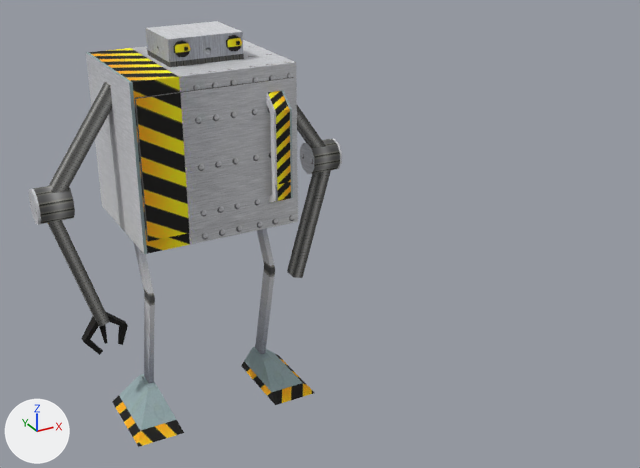
The FBX model Assets/Characters/Models/BOB_MESH.FBX, before and after one commit.
Rendered twice from a camera (50 mm lens) standing at (-4.88, -5.7, 3.98) and looking at (-1.74, 0.0, 1.12). Every picture has the same lights, and +X, +Y and +Z are marked at lower left. Where no turn or scale is listed for an object, it has been applied to the vertices. Vertices at the same position are counted once.

Names of what the first picture shows: 'Body'.
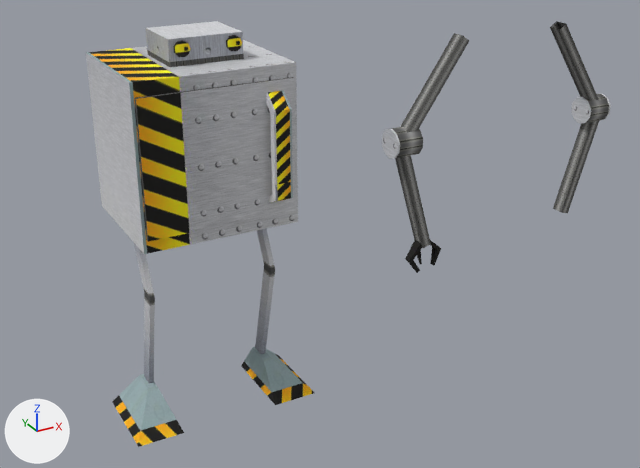
What differs and where, as boxes [x1, y1, x2, y2] in the pictures (640 x 468 px):
'Body', reshaped (27% narrower): before [29, 21, 342, 447]; after [86, 21, 314, 447]
'BOB_RightArm003', added: after [382, 33, 469, 273]
'BOB_LeftArm', added: after [550, 21, 611, 213]
part 1 of me_mesh, deleted: before [29, 82, 342, 355]

Diff of the bpy script that builds the scene:
```diff
--- a/Assets/Characters/Models/BOB_MESH.FBX.py
+++ b/Assets/Characters/Models/BOB_MESH.FBX.py
@@ me_mesh @@
 # used by ob_body; location = (-2.766, 0.0, 1.5)
-me_mesh.from_pydata(...)  # 256 vertices, 396 faces; spans x -1.14..1.15, y -0.62..0.49, z -1.5..1.33
+me_mesh.from_pydata(...)  # 156 vertices, 234 faces; spans x -0.73..0.71, y -0.62..0.49, z -1.5..1.33
+# me_mesh part 1: 7 loose pieces with 100 vertices, spanning x -1.14..1.15, y -0.1..0.13, z -0.95..1.09, are deleted
 me_mesh.materials.append(mat_material__0)
@@ me_mesh_001 @@
+me_mesh_001.from_pydata(...)  # 32 vertices, 54 faces; spans x 0.48..1.15, y -0.1..0.13, z -0.7..1.09
+me_mesh_001.materials.append(mat_material__0)  # picture img_characters_master_d_png
@@ me_mesh_002 @@
+me_mesh_002.from_pydata(...)  # 68 vertices, 108 faces; spans x -1.14..-0.47, y -0.1..0.13, z -0.95..1.09
+me_mesh_002.materials.append(mat_material__0)  # picture img_characters_master_d_png
@@ ob_bob_leftarm @@
+ob_bob_leftarm = bpy.data.objects.new('BOB_LeftArm', me_mesh_001)
+ob_bob_leftarm.location = (0.047, 0.0, 1.5)
@@ ob_bob_rightarm003 @@
+ob_bob_rightarm003 = bpy.data.objects.new('BOB_RightArm003', me_mesh_002)
+ob_bob_rightarm003.location = (0.047, 0.0, 1.5)
```
